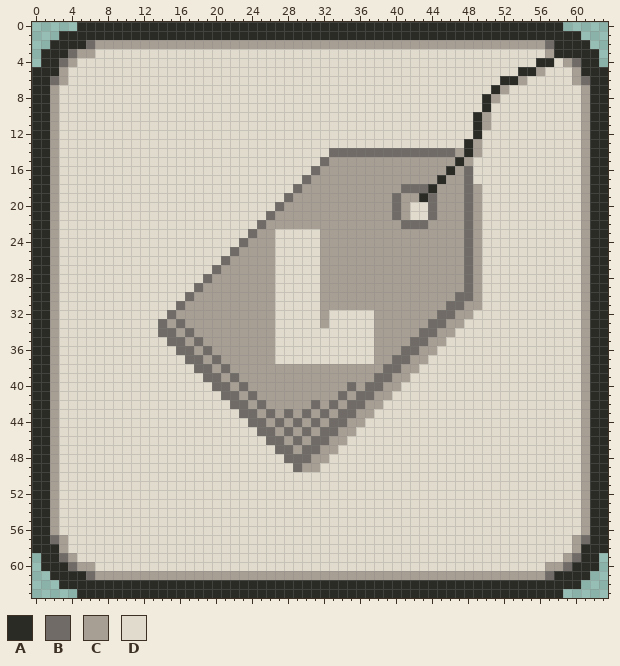
Pixel-art sprite: src/appicon.png. Above is the file before it was changed.
The file is 512x512 pixels, drawn in blocks of 8x8; one block is one cell here.
Palette (. is transparent): A #2b2b26  B #706b66  C #a89f94  D #e0dbcd
The result:
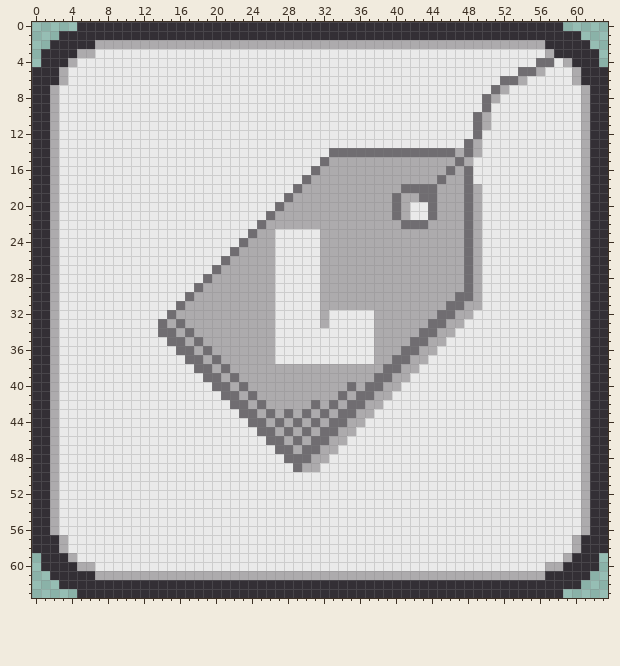
Commit message: feat: update app icon to use Lospec brand colors chore: bump v0.2.4
Change:
Colour A changes from #2b2b26 to #332f35.
Colour B changes from #706b66 to #706d71.
Colour C changes from #a89f94 to #adabad.
Colour D changes from #e0dbcd to #eaeaea.
The edit turns colour B into colour A in row 2 at x 6 and 57; in row 3 at x 4; in row 4 at x 3 and 60; in row 6 at x 2 and 61; in row 57 at x 2 and 61; in row 59 at x 3 and 60.
The edit turns colour B into colour A in row 60 at x 4 and 59; in row 61 at x 6 and 57.
The edit turns colour A into colour B in row 4 at x 56 to 57; in row 5 at x 54 to 55; in row 6 at x 52 to 53; in row 7 at x 51; in rows 8 to 9 at x 50; in rows 10 to 12 at x 49.
The edit turns colour A into colour B in rows 13 to 14 at x 48; in row 15 at x 47; in row 16 at x 46; in row 17 at x 45; in row 18 at x 44; in row 19 at x 43.
